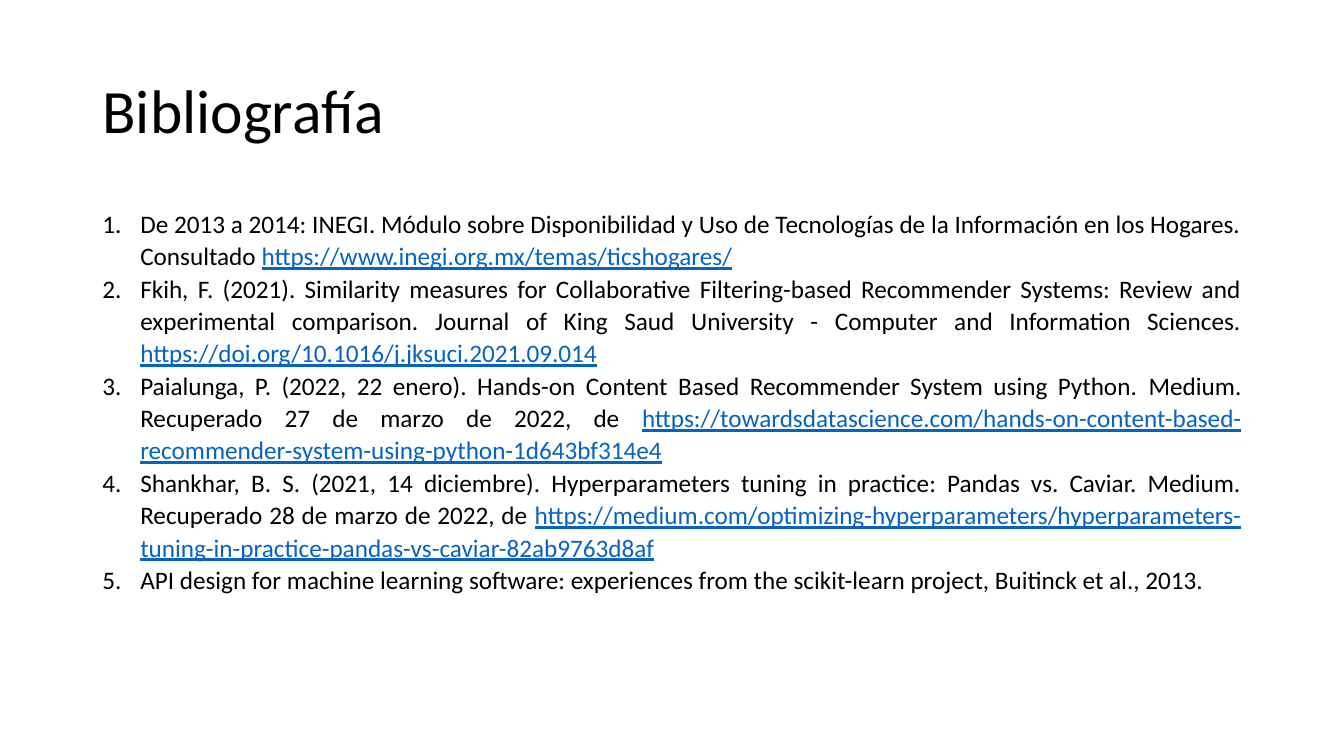
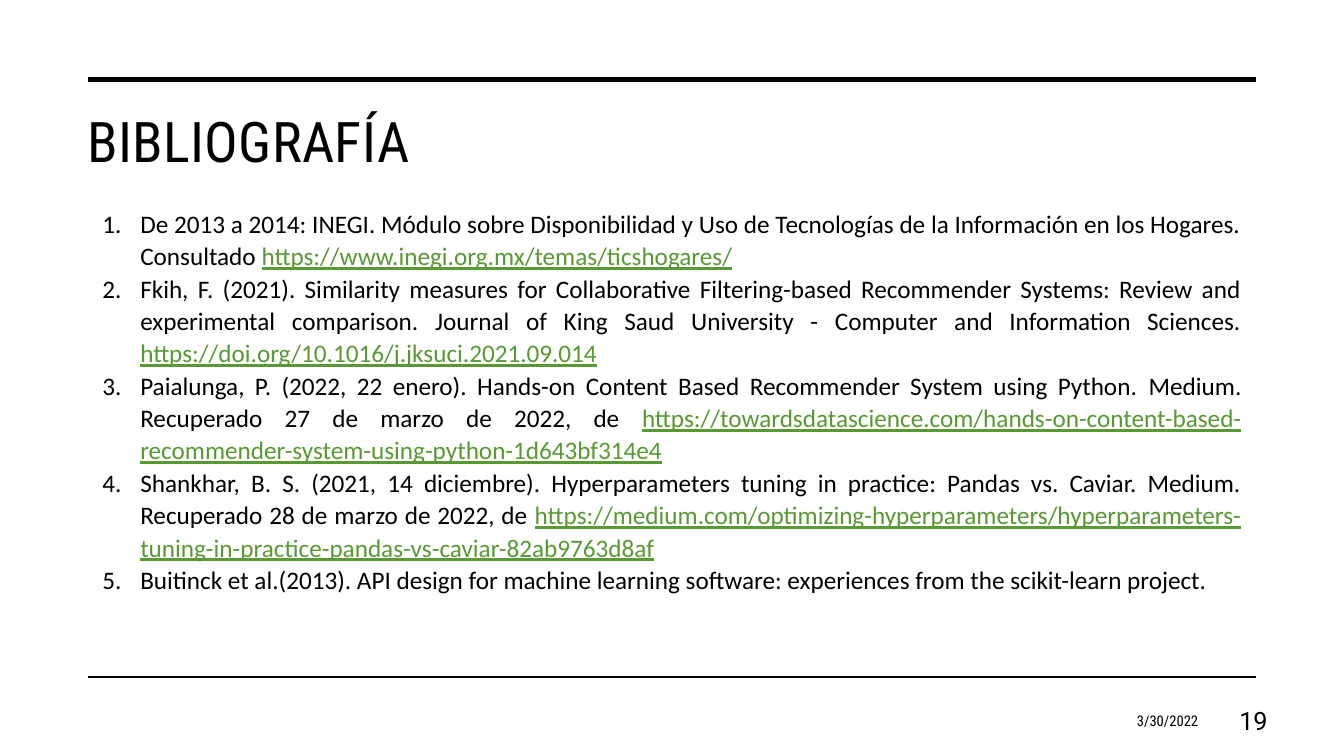
Before and after one commit to juanagsolano/content_based_filtering, a slide deck: slide 19 of report_files/Presentación del proyecto.pptx (slide 18 before the commit). Drawn at 1344x756 pixels with LibreOffice and Linux fonts; fonts in the diff are those of the drawing; background and template pictures are left out. Boxes give left, top, right and bottom in pixels: in the first picture for what was removed or moved away, otherwise in the second. Text is boxed around its words. In the diff, an @@ line names an element or a change of style, - is before the commit and + after.

```diff
--- a/report_files/Presentación del proyecto.pptx
+++ b/report_files/Presentación del proyecto.pptx
@@ line added from (89, 80) to (1256, 80), #000000 3.5 pt @@
@@ title "BIBLIOGRAFÍA" at bbox=[87, 111, 409, 163]: vertical alignment middle to top @@
@@ title at bbox=[87, 111, 409, 163]: text changed; size 44 to 40 pt; font Calibri to Roboto Condensed @@
-Bibliografía
+BIBLIOGRAFÍA
@@ text at bbox=[140, 215, 1242, 562]: text colour #0563C1 to #589933 in "https://www.inegi.org.mx/temas/ticshogares/", "https://doi.org/10.1016/j.jksuci.2021.09.014", "https://towardsdatascience.com/hands-on-content-based-recomm ...", "https://medium.com/optimizing-hyperparameters/hyperparameter ..." @@
@@ text at bbox=[140, 570, 1206, 594]: text changed @@
-5. API design for machine learning software: experiences from the scikit-learn project, Buitinck et al., 2013.
+5. Buitinck et al.(2013). API design for machine learning software: experiences from the scikit-learn project.
@@ line added from (89, 678) to (1256, 678), #000000 1 pt @@
@@ text added at bbox=[1137, 715, 1198, 727], 10.5 pt, text #000000 @@
+3/30/2022
@@ page number added at bbox=[1239, 712, 1267, 730], 18 pt, text #000000 @@
+19
```
Also in this commit, not shown: 12 other slides changed, 7 slides added, 5 slides removed, 2 other files.
